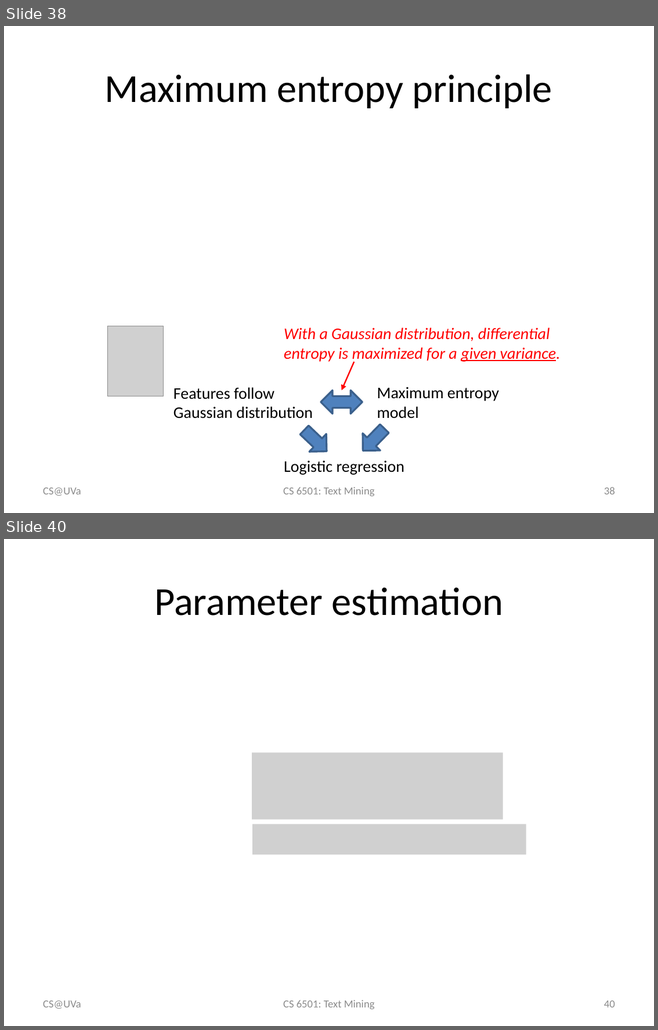
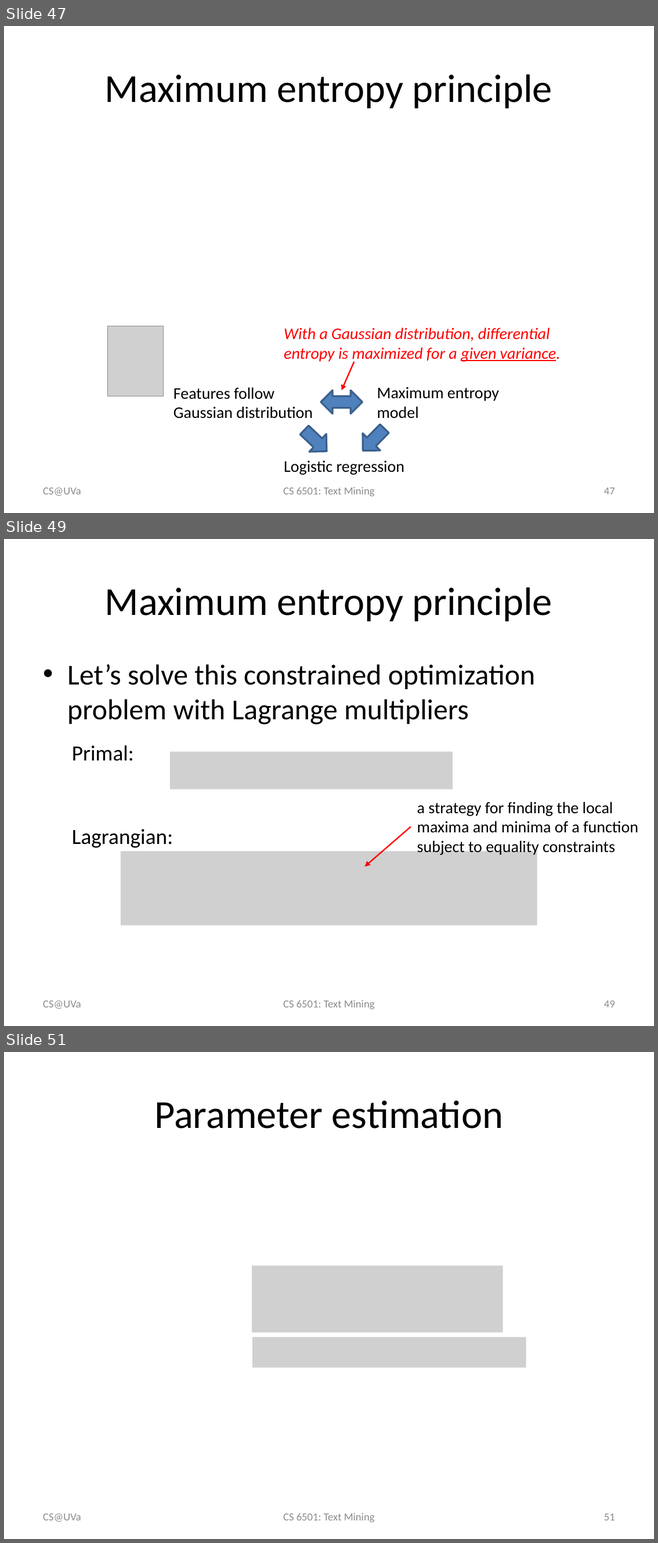
Before and after one commit to wang296/CS6501-Text-Mining, a slide deck: docs/Logistic Regression.pptx. Shown one above the other, each under a label of ours: slides 38 and 40 before the commit, slides 47, 49 and 51 after it; the slides between them are not shown. The pictures are 658x1030 and 658x1543 pixels, drawn with LibreOffice and Linux fonts; fonts in the diff are those of the drawing; grey boxes stand for pictures. Boxes give left, top, right and bottom in pixels: in the first picture for what was removed or moved away, otherwise in the second. Text is boxed around its words. In the diff, an @@ line names an element or a change of style, - is before the commit and + after.

```diff
--- a/docs/Logistic Regression.pptx
+++ b/docs/Logistic Regression.pptx
@@ slide 49 added at [4, 539, 654, 1026], background #FFFFFF @@
@@ title added at [105, 587, 552, 621], 44 pt, text #000000 @@
+Maximum entropy principle
@@ text added at [67, 664, 535, 725], 32 pt, text #000000 @@
+• Let’s solve this constrained optimization problem with Lagrange multipliers
@@ text added at [72, 745, 134, 761], 24 pt, text #000000 @@
+Primal:
@@ picture added at [170, 751, 452, 789] @@
@@ text added at [417, 802, 638, 855], 18 pt, text #000000 @@
+a strategy for finding the local maxima and minima of a function subject to equality constraints
@@ text added at [72, 829, 173, 848], 24 pt, text #000000 @@
+Lagrangian:
@@ arrow added from (411, 827) to (365, 867), #FF0000 1.5 pt @@
@@ picture added at [121, 852, 538, 925] @@
@@ text added at [43, 1001, 81, 1009], 12 pt, text #8C8C8C @@
+CS@UVa
@@ text added at [283, 1000, 375, 1009], 12 pt, text #8C8C8C @@
+CS 6501: Text Mining
@@ page number added at [604, 1001, 615, 1008], 12 pt, text #8C8C8C @@
+49
@@ what was slide 38 is now slide 47 @@
@@ page number at [604, 488, 615, 495]: text changed @@
-38
+47
@@ what was slide 40 is now slide 51 @@
@@ page number at [604, 1514, 615, 1521]: text changed @@
-40
+51
```
Also in this commit, not shown: 3 slides changed, 10 other slides added, 2 other files.
